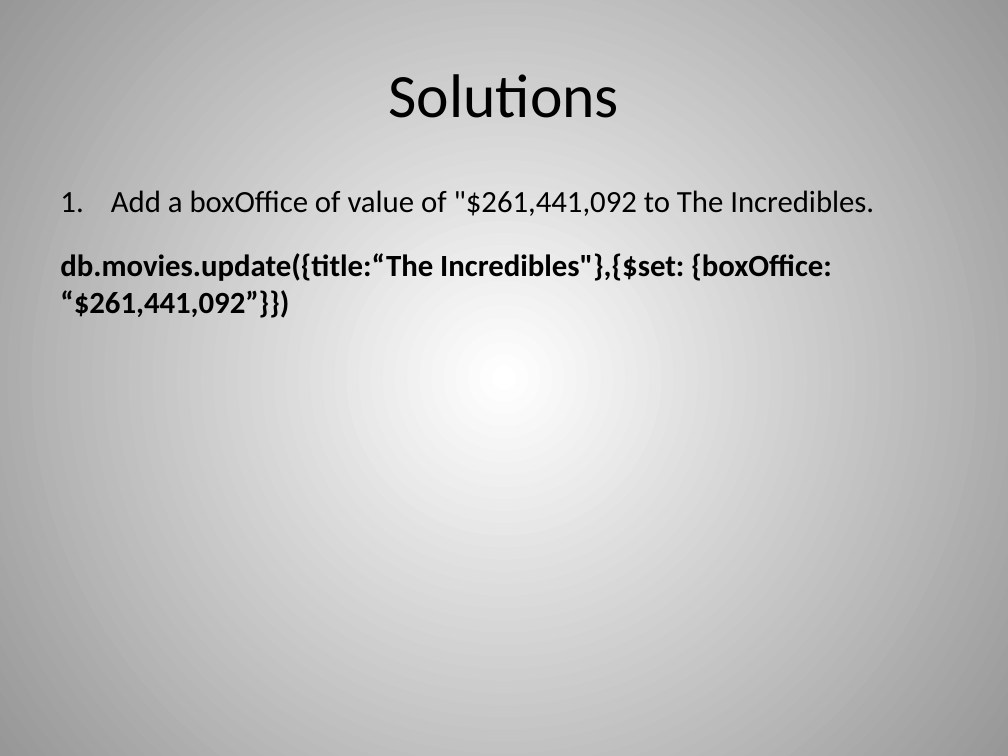
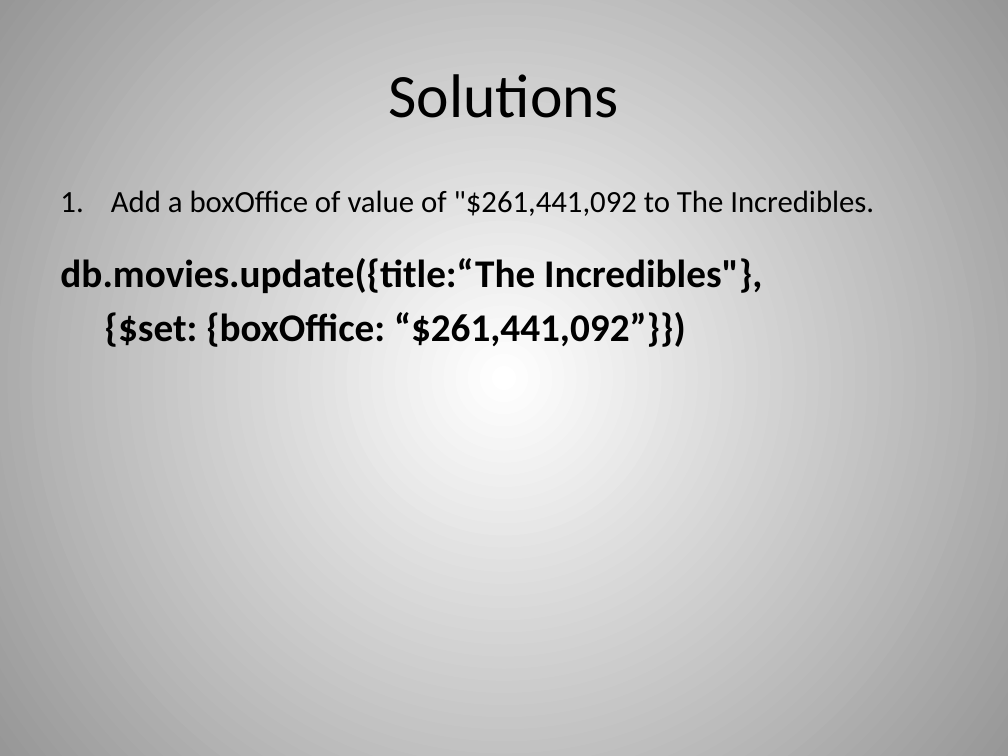
Before and after one commit to dvanvali/mongoDbPresentation, a slide deck: slide 28 of MongoDB.pptx. Drawn at 1008x756 pixels with LibreOffice and Linux fonts; fonts in the diff are those of the drawing. Boxes give left, top, right and bottom in pixels: in the first picture for what was removed or moved away, otherwise in the second. Text is boxed around its words. In the diff, an @@ line names an element or a change of style, - is before the commit and + after.

```diff
--- a/MongoDB.pptx
+++ b/MongoDB.pptx
@@ text at [60,258,762,347]: text changed; size 22 to 28 pt @@
-db.movies.update({title:“The Incredibles"},{$set: {boxOffice: “$261,441,092”}})
+db.movies.update({title:“The Incredibles"},
+{$set: {boxOffice: “$261,441,092”}})
```
Also in this commit, not shown: 10 other slides changed, 1 other file.
